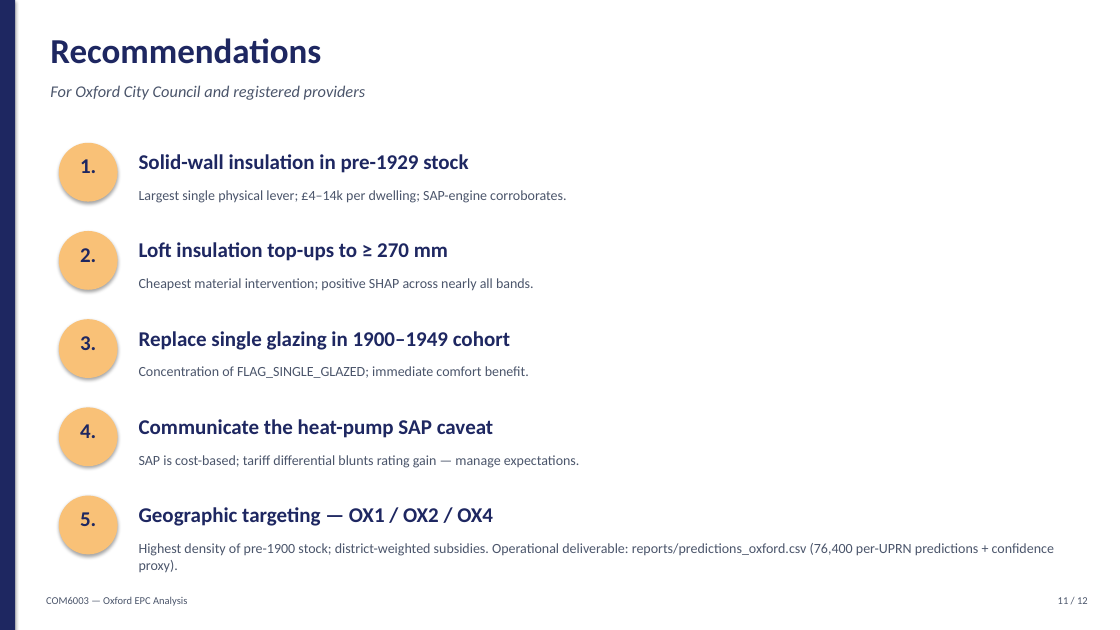
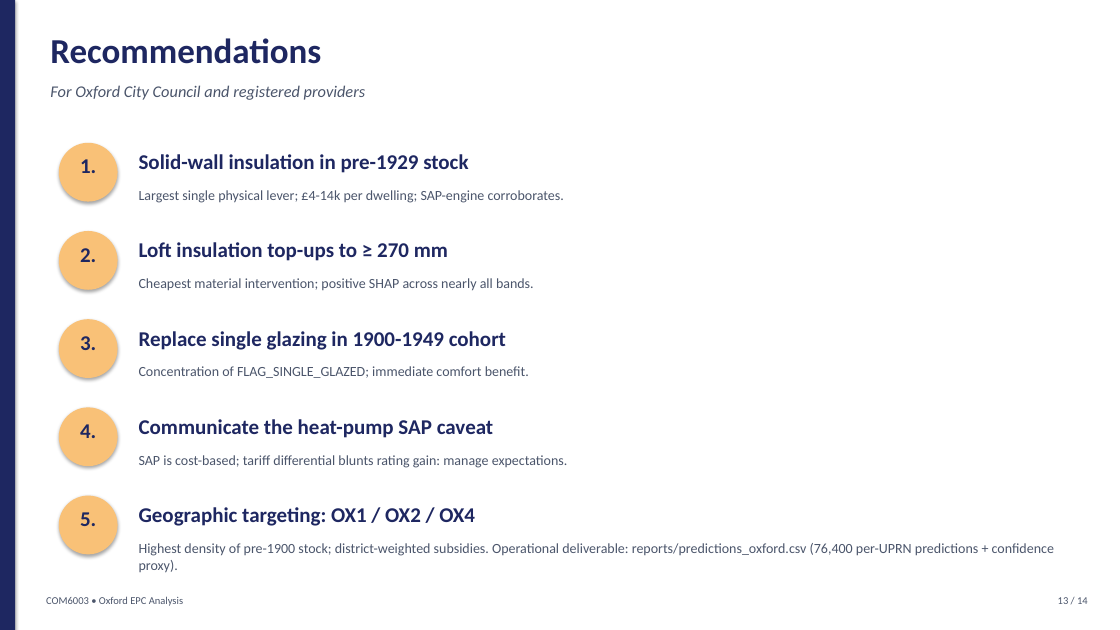
Before and after one commit to parsecsion/oxford-epc, a slide deck: slide 13 of presentation/COM6003_Oxford_Presentation.pptx (slide 11 before the commit). Drawn at 1120x630 pixels with LibreOffice and Linux fonts; fonts in the diff are those of the drawing. Boxes give left, top, right and bottom in pixels: in the first picture for what was removed or moved away, otherwise in the second. Text is boxed around its words. In the diff, an @@ line names an element or a change of style, - is before the commit and + after.

```diff
--- a/presentation/COM6003_Oxford_Presentation.pptx
+++ b/presentation/COM6003_Oxford_Presentation.pptx
@@ text at <box>139,190,564,203</box>: text changed @@
-Largest single physical lever; £4–14k per dwelling; SAP-engine corroborates.
+Largest single physical lever; £4-14k per dwelling; SAP-engine corroborates.
@@ text at <box>139,331,506,350</box>: text changed @@
-Replace single glazing in 1900–1949 cohort
+Replace single glazing in 1900-1949 cohort
@@ text at <box>139,455,568,468</box>: text changed @@
-SAP is cost-based; tariff differential blunts rating gain — manage expectations.
+SAP is cost-based; tariff differential blunts rating gain: manage expectations.
@@ text at <box>139,507,475,526</box>: text changed @@
-Geographic targeting — OX1 / OX2 / OX4
+Geographic targeting: OX1 / OX2 / OX4
@@ text at <box>46,596,183,606</box>: text changed @@
-COM6003 — Oxford EPC Analysis
+COM6003 • Oxford EPC Analysis
@@ text at <box>1058,597,1088,604</box>: text changed @@
-11 / 12
+13 / 14
```
Also in this commit, not shown: 11 other slides changed, 2 slides added, 4 other files.
